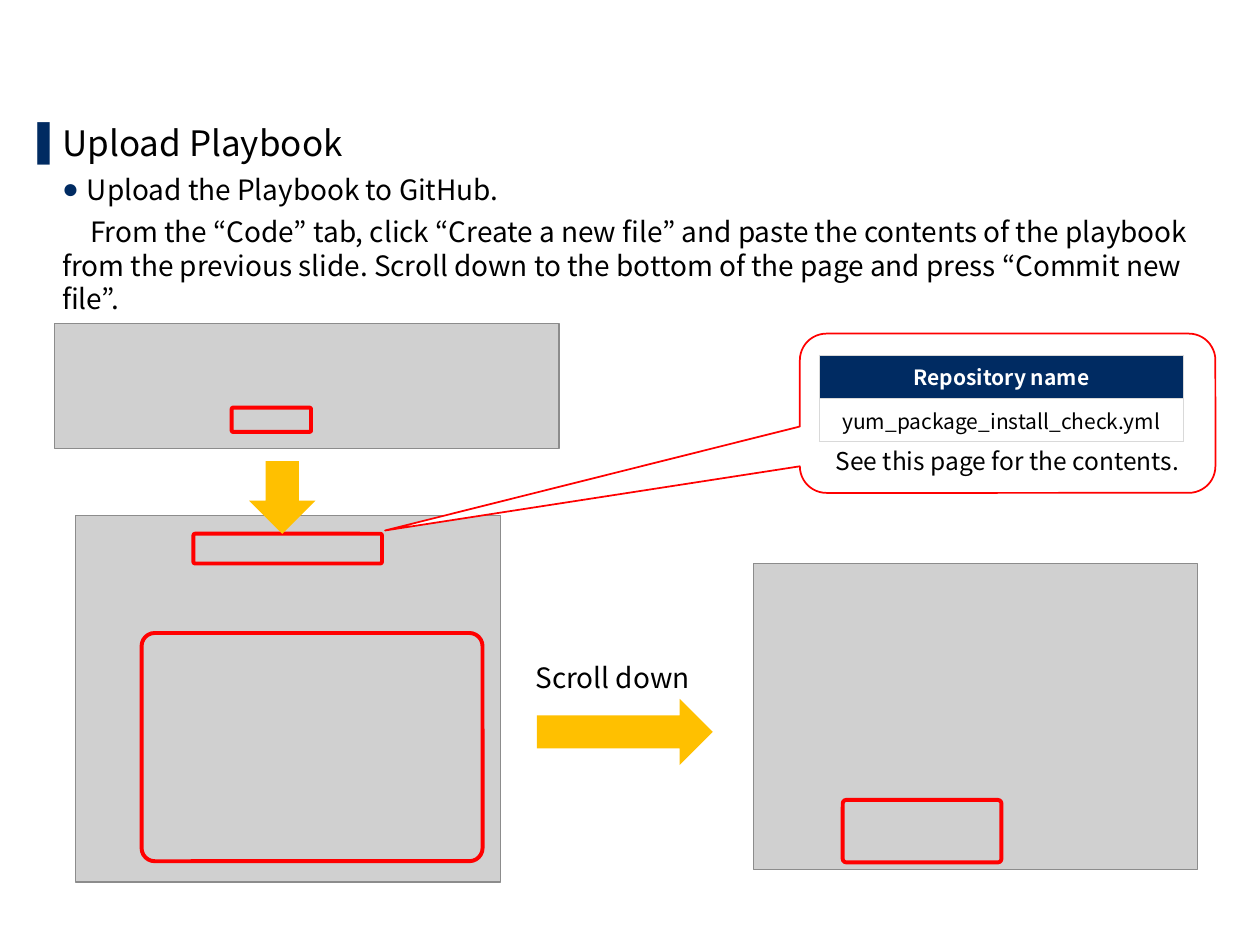
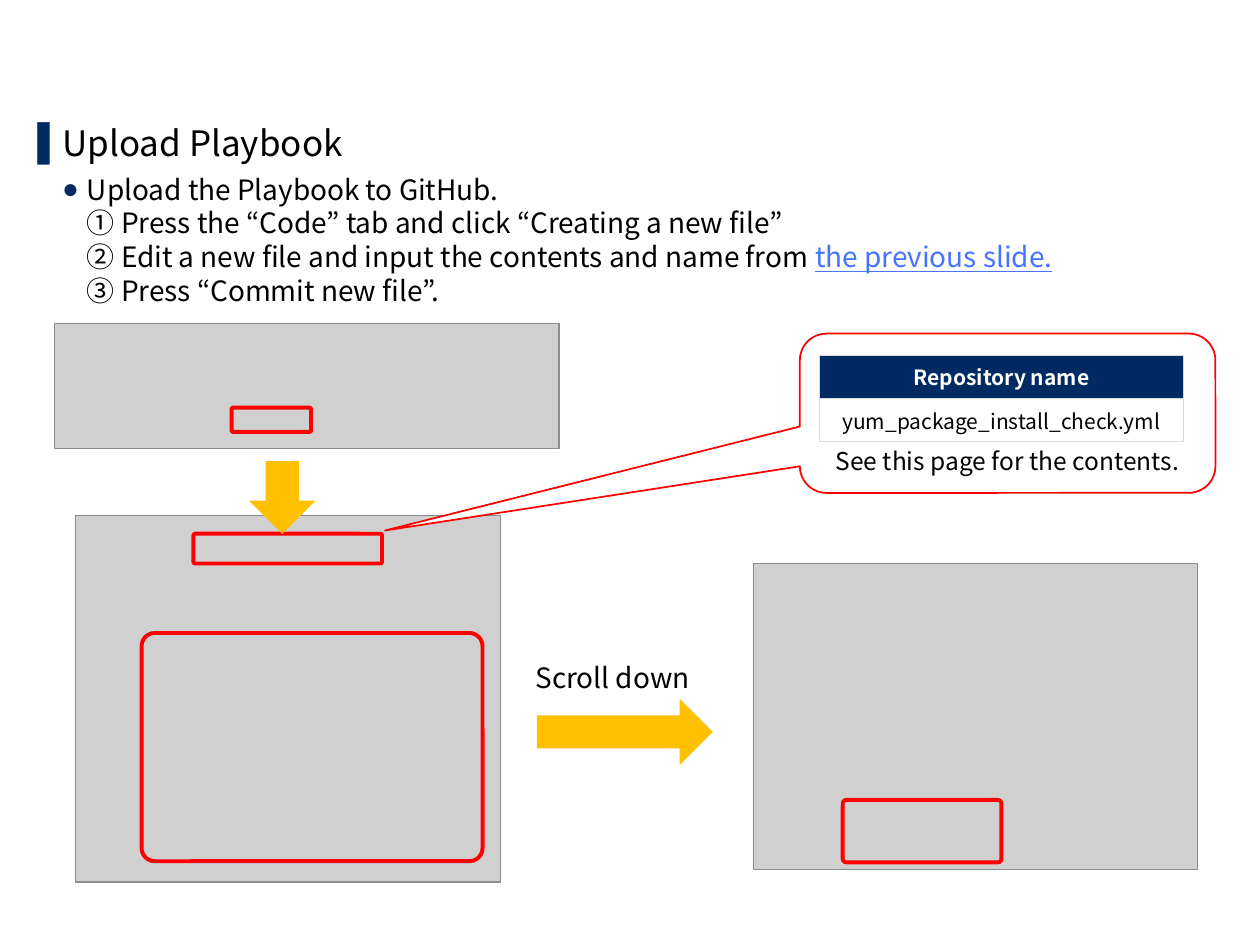
Before and after one commit to exastro-suite/it-automation-docs, a slide deck: slide 9 of asset/Learn/ITA-CICD_for_IaC_practice_en.pptx. Drawn at 1260x945 pixels with LibreOffice and Linux fonts; fonts in the diff are those of the drawing; grey boxes stand for pictures; background and template pictures are left out. Boxes give left, top, right and bottom in pixels: in the first picture for what was removed or moved away, otherwise in the second. Text is boxed around its words. In the diff, an @@ line names an element or a change of style, - is before the commit and + after.

```diff
--- a/asset/Learn/ITA-CICD_for_IaC_practice_en.pptx
+++ b/asset/Learn/ITA-CICD_for_IaC_practice_en.pptx
@@ text at (87, 177, 1052, 304): text changed @@
-  ● Upload the Playbook to GitHub.
-  From the “Code” tab, click “Create a new file” and paste the contents of the playbook from the previous slide. Scroll down to the bottom of the page and press “Commit new file”.
+  ● Upload the Playbook to GitHub.
+    ① Press the “Code” tab and click “Creating a new file”
+    ② Edit a new file and input the contents and name from the previous slide.
+    ③ Press “Commit new file”.
```
Also in this commit, not shown: 6 other slides changed, 11 other files.
